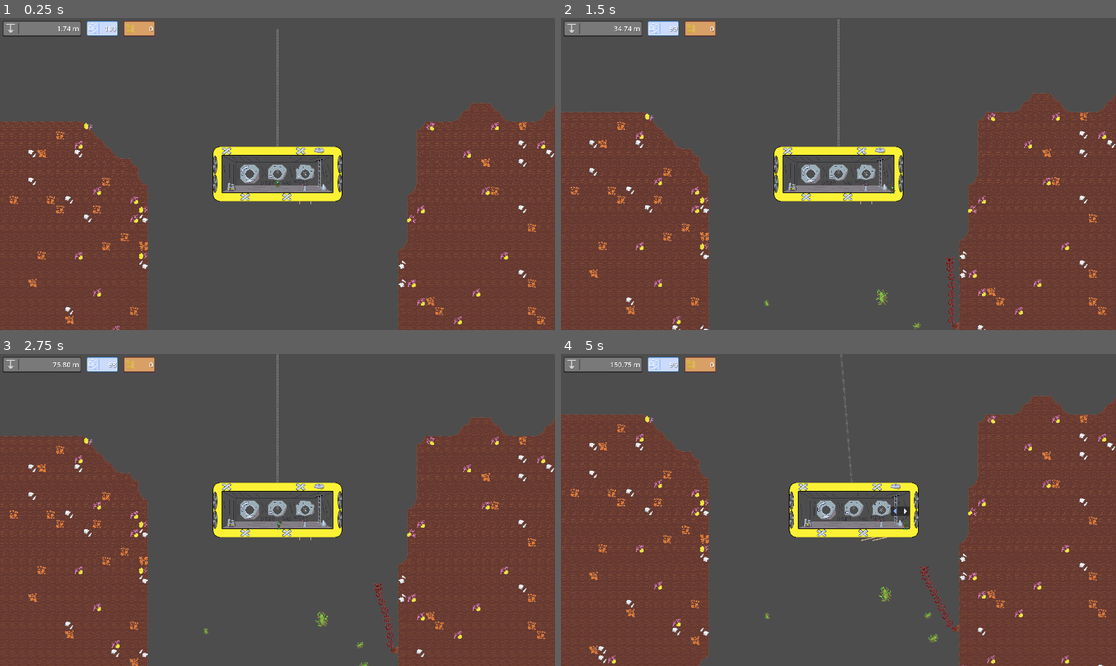
Above: before the commit, frames 1-4 (two rows, left to right).
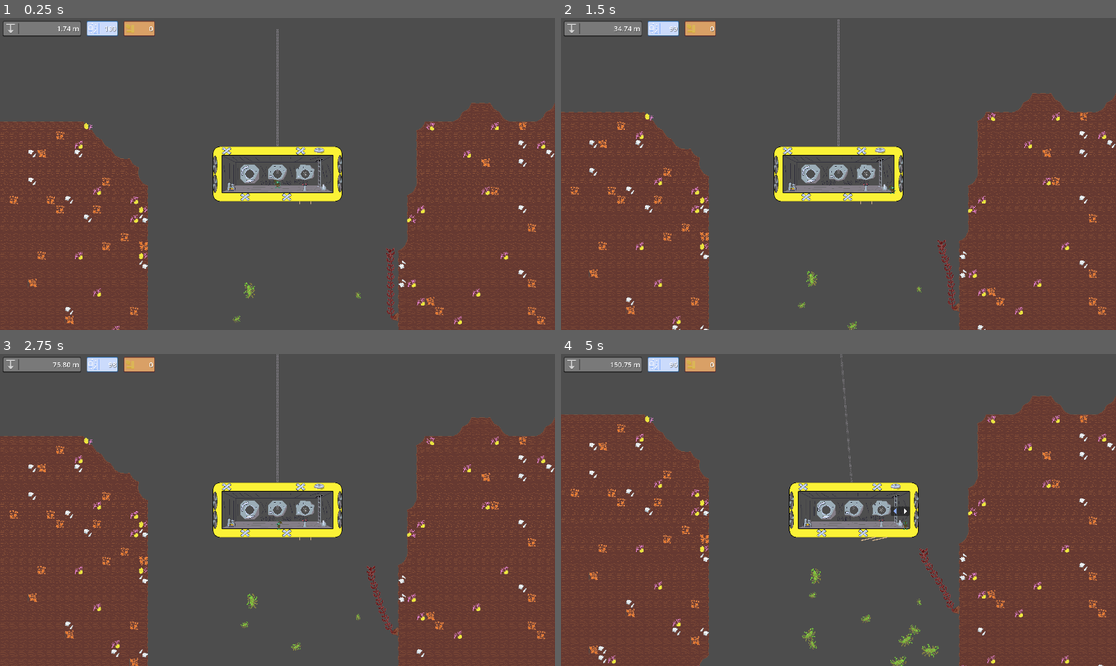
Above: after the commit, the same moments.

Repository: DSurguy/spring-2024-2d-jam
Game: Godot game, scene res://scenes/GameScene/GameScene.tscn
The game is run twice, just before and just after one commit, with the same random seed, the same clock (stepped at 60 frames per second) and the same inputs. This scene is started directly instead of the project's main scene. Sound files missing from this copy of the repository are replaced by a short silence.
Inputs (mouse positions are in pixels of both pictures, inside the frame that each line leads up to):
- Up to frame 1 (0.25 s): no input
- Up to frame 2 (1.5 s): tap Enter (ui_accept) at 0.5, 0.77 s; move the mouse to (960, 158) at 0.52 s; hold D (move_right) from 0.53 s (still down); tap Down (aim_down) at 0.6 s; move the mouse to (727, 189) at 1.27 s; tap Left (aim_left) at 1.35 s
- Up to frame 3 (2.75 s): tap Enter (ui_accept) at 1.52 s; move the mouse to (333, 441) at 2.02 s; release D (move_right) at 2.03 s; hold A (move_left) from 2.03 s (still down); tap Right (aim_right) at 2.1 s
- Up to frame 4 (5 s): move the mouse to (810, 572) at 2.77 s; release A (move_left) at 2.78 s; hold D (move_right) 2.78-4.28 s; tap Up (aim_up) at 2.85 s; tap Enter (ui_accept) at 3.02, 3.77, 4.52 s; move the mouse to (1005, 556) at 3.52 s; tap E (interact) at 3.6 s; move the mouse to (672, 463) at 4.27 s; hold A (move_left) from 4.28 s (still down); tap 0 (test_button) at 4.35 s

The runs differ from the first frame. In frame 1, 0.3% of the frame differs, in the area x 41-72%, y 73-98%; in frame 2, 0.5%; in frame 3, 0.5%; in frame 4, 0.8%, in the area x 36-72%, y 62-100%.

Commit message:
Change plant spawning y position strategy

Diff:
--- a/scenes/GameScene/Plants/PlantDirector.gd
+++ b/scenes/GameScene/Plants/PlantDirector.gd
@@ -7,17 +7,13 @@
 var wall_plant_scene: PackedScene = load("res://scenes/GameScene/Plants/WallPlant/WallPlant.tscn")
 var random = RandomNumberGenerator.new()
 
-@export var floating_plant_first_spawn_time_seconds = 1
-@export var floating_plant_spawn_time_seconds = 8
-@export var floating_plant_seconds_since_last_spawn: float = 0
-@export var wall_plant_first_spawn_time_seconds = 1
-@export var wall_plant_spawn_time_seconds = 15
-@export var wall_plant_seconds_since_last_spawn: float = 0
-@export var spawn_y_offset_mult = 15
-@export var spawn_y_offset_const = 100
+var required_proximity = 500
+
+@export var floating_plant_spawn_depth_period = 150
+@export var wall_plant_spawn_depth_period = 400
 @export var clump_radius = 100
-var floating_plant_has_done_first_spawn: bool = false
-var wall_plant_has_done_first_spawn: bool = false
+var floating_plant_next_spawn_depth: float = 500
+var wall_plant_next_spawn_depth: float = 500
 
 func _ready():
 	assert(submarine_node != null, "submarine node is required")
@@ -27,23 +23,16 @@
 		_handle_descent_process(delta)
 
 func _handle_descent_process(delta):
-	# TODO: Actually make this garbage spawn off screen
-	var spawn_y_position = submarine_node.position.y + spawn_y_offset_const + submarine_node.linear_velocity.y * spawn_y_offset_mult
-	$Rays.position.y = spawn_y_position
+	spawn_floating_plants()
+	spawn_wall_plants()
+
+func spawn_floating_plants():
+	var current_proximity = floating_plant_next_spawn_depth - submarine_node.position.y
+	if current_proximity > required_proximity: return
+
+	$Rays.position.y = floating_plant_next_spawn_depth
 	$Rays/LeftRay.force_raycast_update()
 	$Rays/RightRay.force_raycast_update()
-	spawn_floating_plants(delta, spawn_y_position)
-	spawn_wall_plants(delta, spawn_y_position)
-
-func spawn_floating_plants(delta: float, spawn_y_position: float):
-
-	floating_plant_seconds_since_last_spawn += delta
-	if not floating_plant_has_done_first_spawn and floating_plant_seconds_since_last_spawn > floating_plant_first_spawn_time_seconds:
-		floating_plant_has_done_first_spawn = true
-		floating_plant_seconds_since_last_spawn = 0
-	elif floating_plant_seconds_since_last_spawn > floating_plant_spawn_time_seconds:
-		floating_plant_seconds_since_last_spawn = 0
-	else: return
 
 	# TODO: Adjust more to keep out of walls probably
 	var left_clamp = $Rays/LeftRay.get_collision_point().x + clump_radius
@@ -53,7 +42,7 @@
 	var num_clusters = random.randi_range(1, 3)
 	for cluster in num_clusters:
 		var clump_x_position = random.randi_range(left_clamp, right_clamp)
-		var clump_position = Vector2(clump_x_position, spawn_y_position)
+		var clump_position = Vector2(clump_x_position, floating_plant_next_spawn_depth)
 		var num_plants = random.randi_range(1, 3)
 		for plant in num_plants:
 			var plant_position = Vector2(
@@ -64,15 +53,15 @@
 			new_plant.data = generic_plant_data
 			new_plant.position = clump_position + plant_position
 			add_child(new_plant)
+	floating_plant_next_spawn_depth += floating_plant_spawn_depth_period
 
-func spawn_wall_plants(delta: float, spawn_y_position: float):
-	wall_plant_seconds_since_last_spawn += delta
-	if not wall_plant_has_done_first_spawn and wall_plant_seconds_since_last_spawn > wall_plant_first_spawn_time_seconds:
-		wall_plant_has_done_first_spawn = true
-		wall_plant_seconds_since_last_spawn = 0
-	elif wall_plant_seconds_since_last_spawn > wall_plant_spawn_time_seconds:
-		wall_plant_seconds_since_last_spawn = 0
-	else: return
+func spawn_wall_plants():
+	var current_proximity = wall_plant_next_spawn_depth - submarine_node.position.y
+	if current_proximity > required_proximity: return
+
+	$Rays.position.y = wall_plant_next_spawn_depth
+	$Rays/LeftRay.force_raycast_update()
+	$Rays/RightRay.force_raycast_update()
 
 	# TODO: Iterate over plants and move down the wall to spawn more
 	# TODO: Weighted random, tend toward small
@@ -105,3 +94,4 @@
 		else: return
 
 	add_child(new_plant)
+	wall_plant_next_spawn_depth += wall_plant_spawn_depth_period
